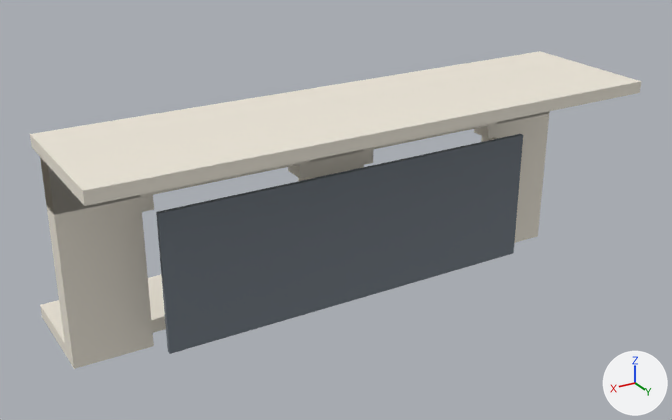
Two versions of the glTF model models/main_porch.glb, one commit apart.
One viewpoint serves both versions: a camera (50 mm lens) standing at (11.72, 23.16, 9.79) and looking at (2.46, 7.73, 2.08). The axes (+X, +Y, +Z) are drawn at lower right. The lights are the same throughout. The older version comes first. Where no turn or scale is listed for an object, it has been applied to the vertices.

Script lines for the objects in view, before the commit:
```python
me_main_porch__darkglass = bpy.data.meshes.new('main_porch__darkglass')
me_main_porch__darkglass.from_pydata(...)  # a box spanning x -4.25..4.25, y -0.05..0.05, z -1.45..1.45
me_main_porch__darkglass.materials.append(mat_darkglass)  # grey #707881
me_main_porch__stone = bpy.data.meshes.new('main_porch__stone')
me_main_porch__stone.from_pydata(...)  # 74 vertices, 120 faces; spans x -5.95..5.95, y -2.4..2.4, z -2.28..2.28
me_main_porch__stone.materials.append(mat_stone)  # white #eee7da
ob_main_porch__darkglass = bpy.data.objects.new('main_porch__darkglass', me_main_porch__darkglass)
ob_main_porch__darkglass.location = (2.35, 8.45, 1.75)
ob_main_porch__stone = bpy.data.objects.new('main_porch__stone', me_main_porch__stone)
ob_main_porch__stone.location = (2.35, 7.7, 2.28)
```
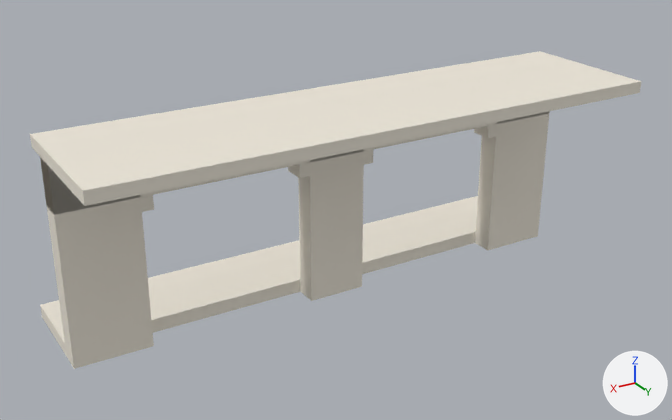
Changed parts and their boxes [x1, y1, x2, y2] in the pictures (672 x 420 px):
'main_porch__darkglass', deleted: before [156, 134, 523, 354]

The change in detail:
Object 'main_porch__darkglass' (ob_main_porch__darkglass) is deleted.
